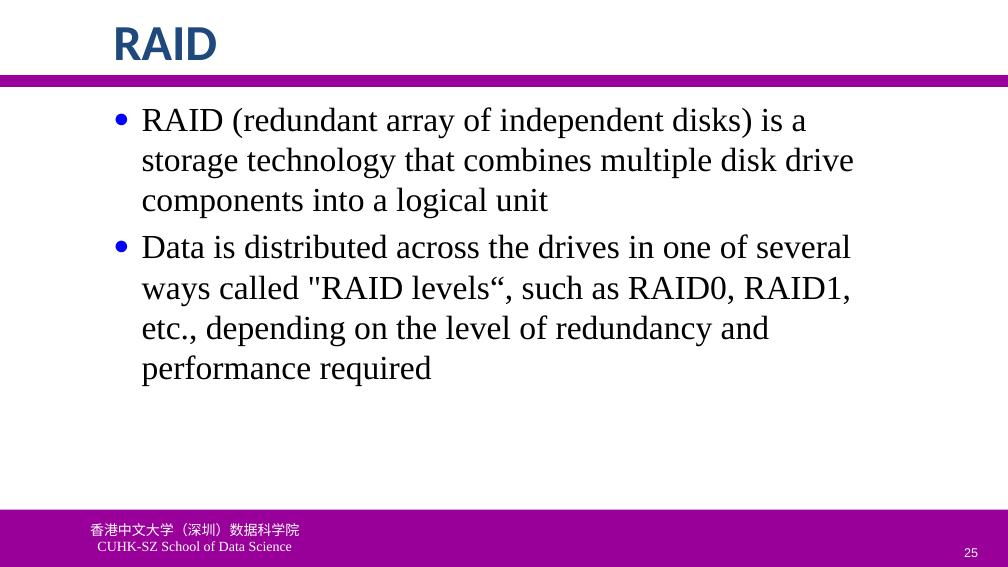
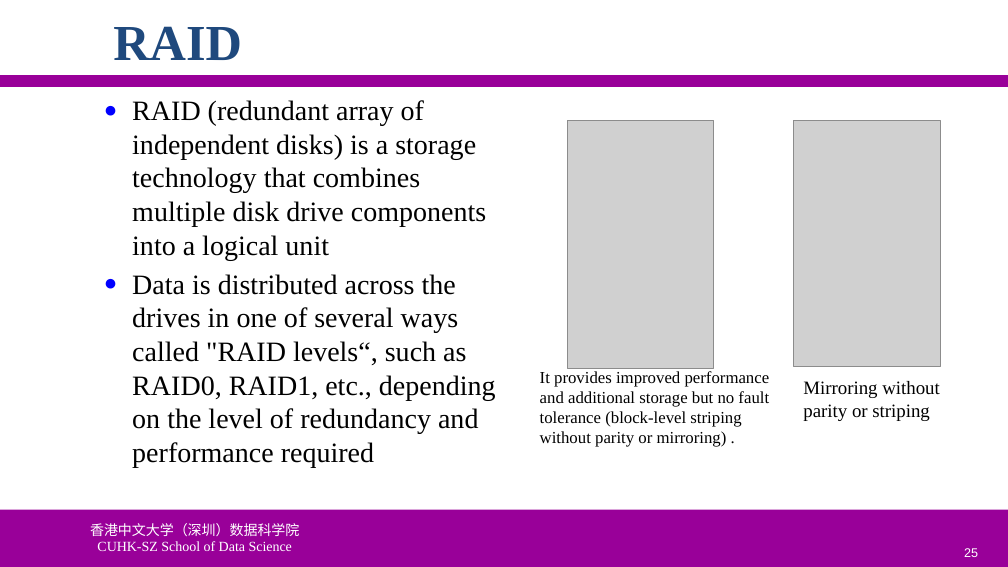
Before and after one commit to ychung1103/ychung1103.github.io, a slide deck: slide 25 of Slides/CSC6103/VT-01 Virtualization Introduction.pptx. Drawn at 1008x567 pixels with LibreOffice and Linux fonts; fonts in the diff are those of the drawing; grey boxes stand for pictures; background and template pictures are left out. Boxes give left, top, right and bottom in pixels: in the first picture for what was removed or moved away, otherwise in the second. Text is boxed around its words. In the diff, an @@ line names an element or a change of style, - is before the commit and + after.

```diff
--- a/Slides/CSC6103/VT-01 Virtualization Introduction.pptx
+++ b/Slides/CSC6103/VT-01 Virtualization Introduction.pptx
@@ title "RAID" at (113, 26, 242, 60): font Calibri to Times New Roman @@
@@ text "RAID (redundant array of independent ...": place and size @@
-text "RAID (redundant array of independent ..." at (142, 107, 854, 386)
+text "RAID (redundant array of independent ..." at (132, 100, 496, 467)
@@ text "RAID (redundant array of independent ..." at (132, 100, 496, 467): size 24 to 20 pt @@
@@ picture added at (568, 120, 715, 368) @@
@@ picture added at (793, 120, 940, 367) @@
@@ text added at (540, 371, 770, 447), 12 pt, text #000000 @@
+It provides improved performance and additional storage but no fault tolerance (block-level striping without parity or mirroring) .
@@ text added at (803, 381, 939, 421), 13.5 pt, text #000000 @@
+Mirroring without parity or striping
```
Also in this commit, not shown: 44 other slides changed, 2 slides removed, 1 other file.
